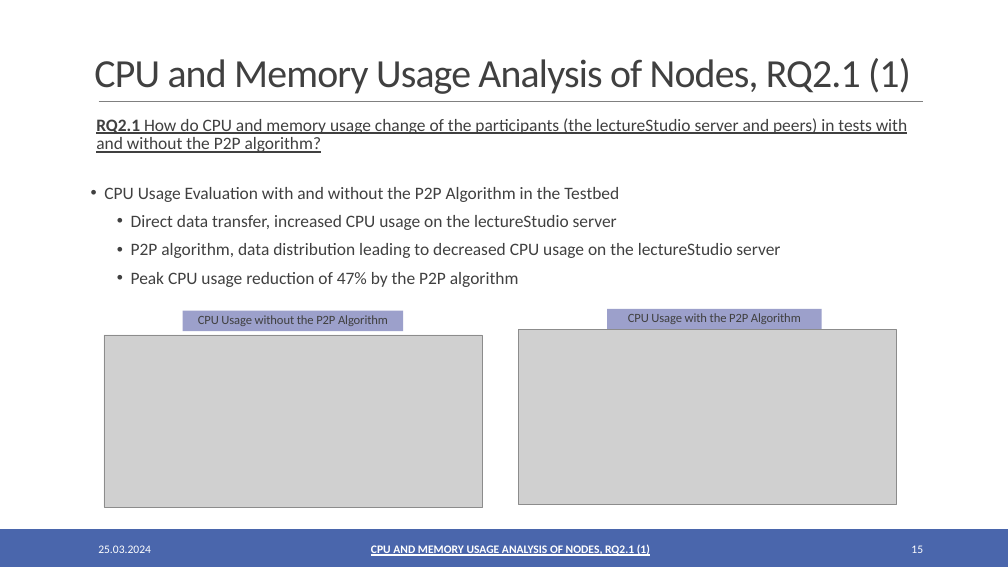
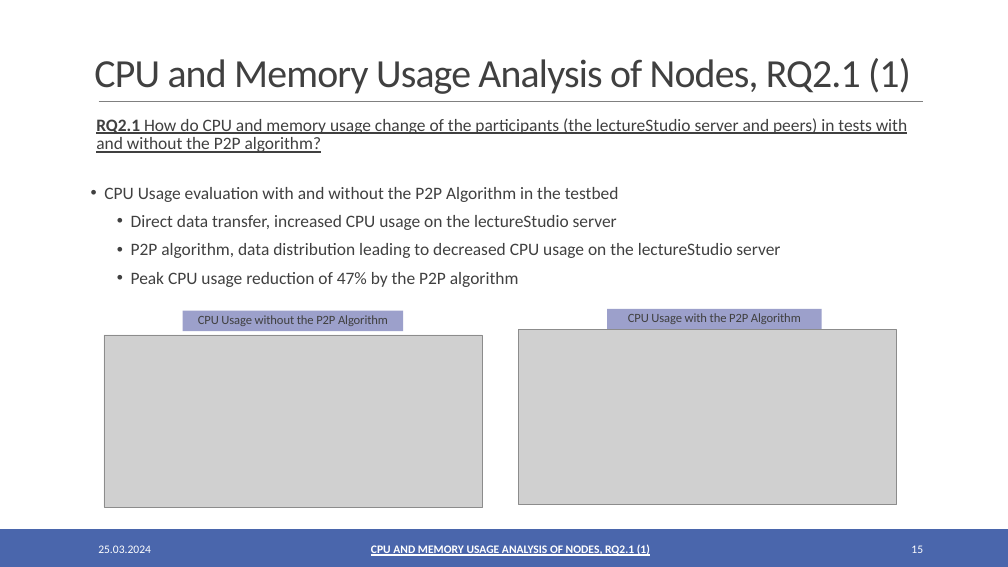
Before and after one commit to oezcankaraca/abschlussvortrag, a slide deck: slide 15 of Abschlussvortrag.pptx. Drawn at 1008x567 pixels with LibreOffice and Linux fonts; fonts in the diff are those of the drawing; grey boxes stand for pictures. Boxes give left, top, right and bottom in pixels: in the first picture for what was removed or moved away, otherwise in the second. Text is boxed around its words. In the diff, an @@ line names an element or a change of style, - is before the commit and + after.

```diff
--- a/Abschlussvortrag.pptx
+++ b/Abschlussvortrag.pptx
@@ text at [104,187,619,202]: text changed @@
-• CPU Usage Evaluation with and without the P2P Algorithm in the Testbed
+• CPU Usage evaluation with and without the P2P Algorithm in the testbed
```
Also in this commit, not shown: 9 other slides changed, 2 other files.
